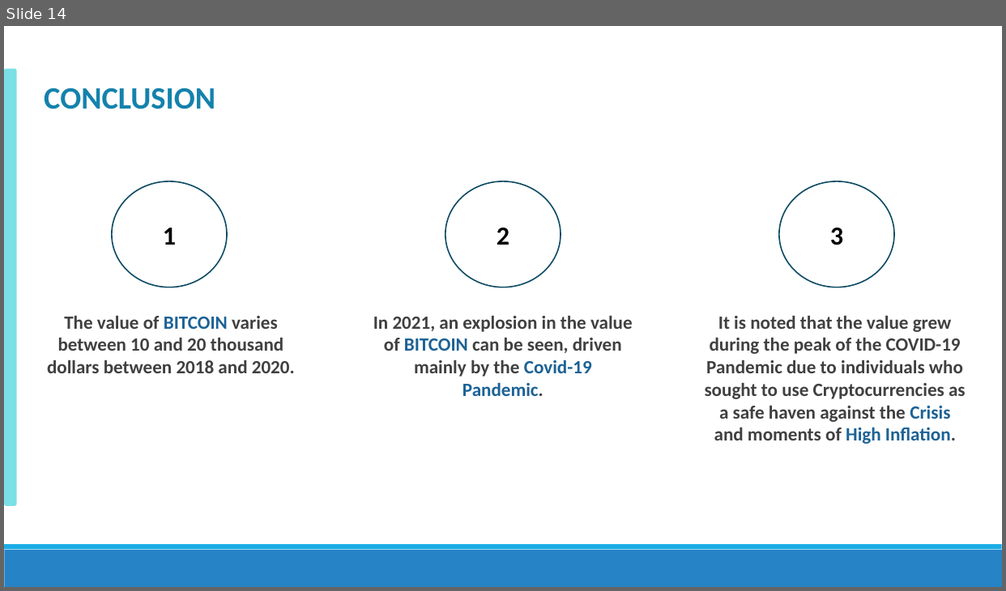
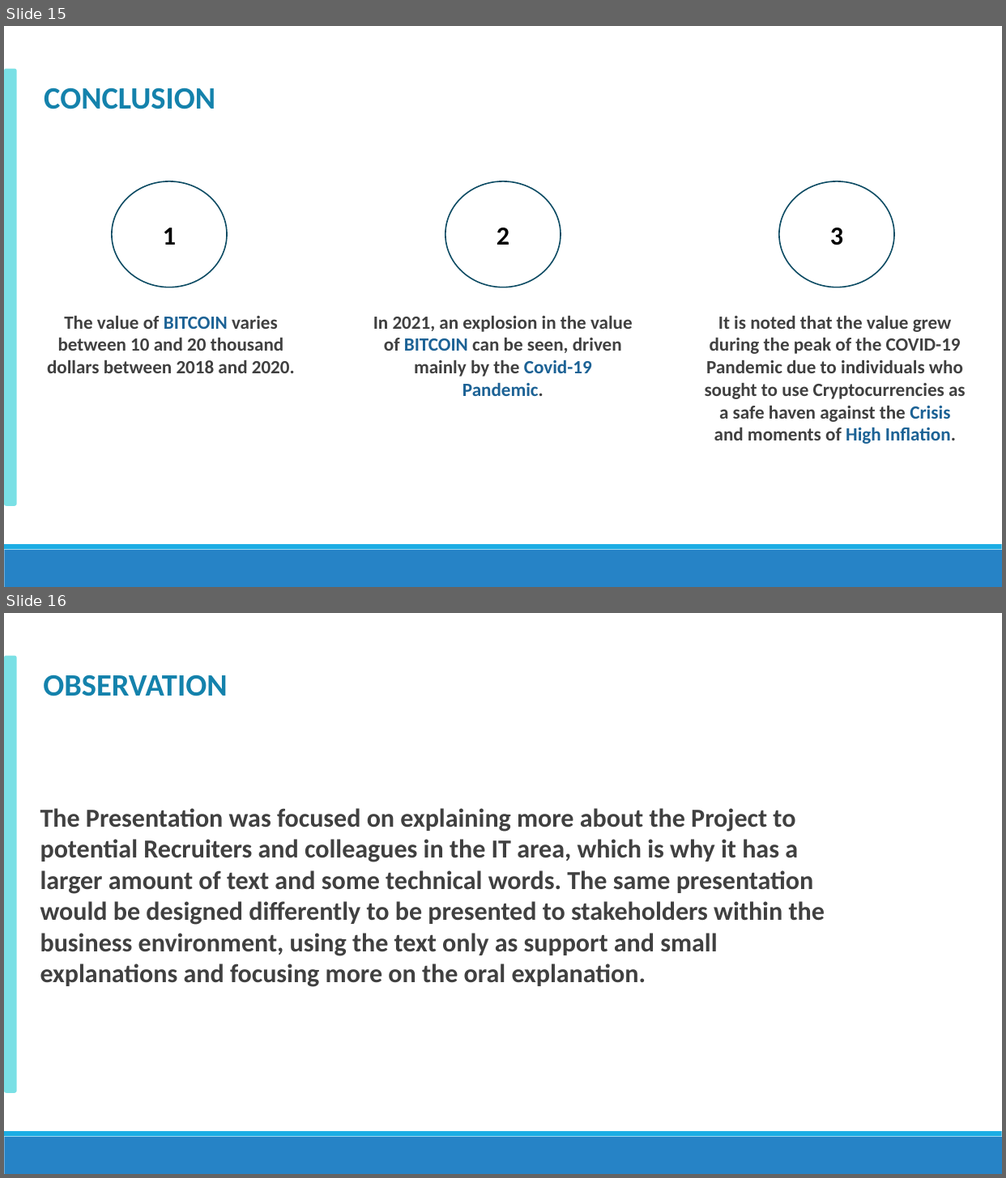
Before and after one commit to RiquelmoFerreira/BitcoinProject, a slide deck: Apresentacao-Presentation.pptx. Shown one above the other, each under a label of ours: slide 14 before the commit, slides 15 and 16 after it. The pictures are 1006x591 and 1006x1178 pixels, drawn with LibreOffice and Linux fonts; fonts in the diff are those of the drawing. Boxes give left, top, right and bottom in pixels: in the first picture for what was removed or moved away, otherwise in the second. Text is boxed around its words. In the diff, an @@ line names an element or a change of style, - is before the commit and + after.

```diff
--- a/Apresentacao-Presentation.pptx
+++ b/Apresentacao-Presentation.pptx
@@ slide 16 added at <box>4,613,1002,1174</box>, background #FFFFFF; not listed: 2 template elements that a slide beside it also shows @@
@@ rounded rectangle added at <box>4,656,17,1093</box>, fill #7AE0E5 @@
@@ text added at <box>43,675,227,696</box>, 30 pt, text #1482AC, bold @@
+OBSERVATION
@@ text added at <box>40,808,825,987</box>, 25 pt, text #404040, bold @@
+The Presentation was focused on explaining more about the Project to potential Recruiters and colleagues in the IT area, which is why it has a larger amount of text and some technical words. The same presentation would be designed differently to be presented to stakeholders within the business environment, using the text only as support and small explanations and focusing more on the oral explanation.
@@ what was slide 14 is now slide 15 @@
```
Also in this commit, not shown: 2 slides changed, 1 other slide added.
